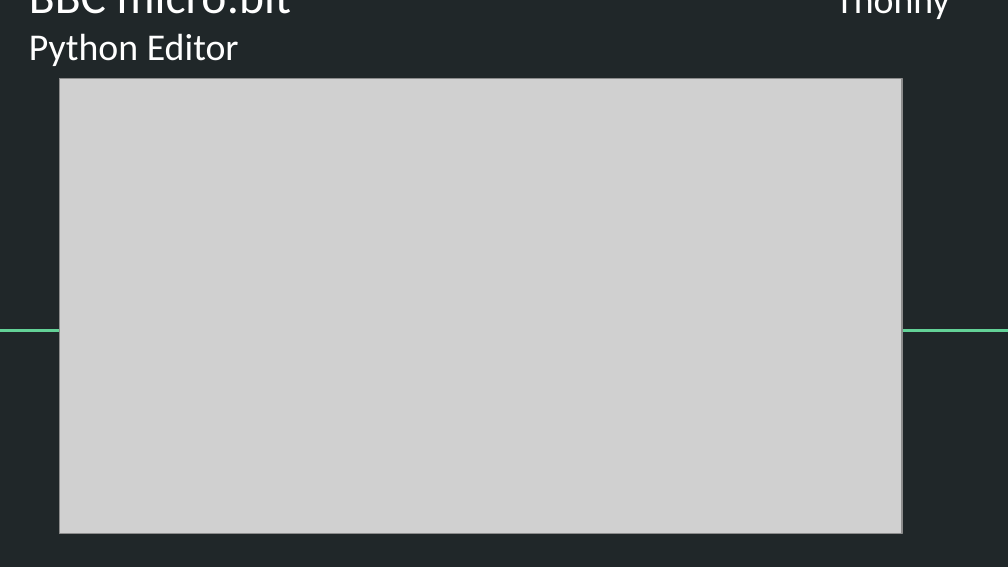
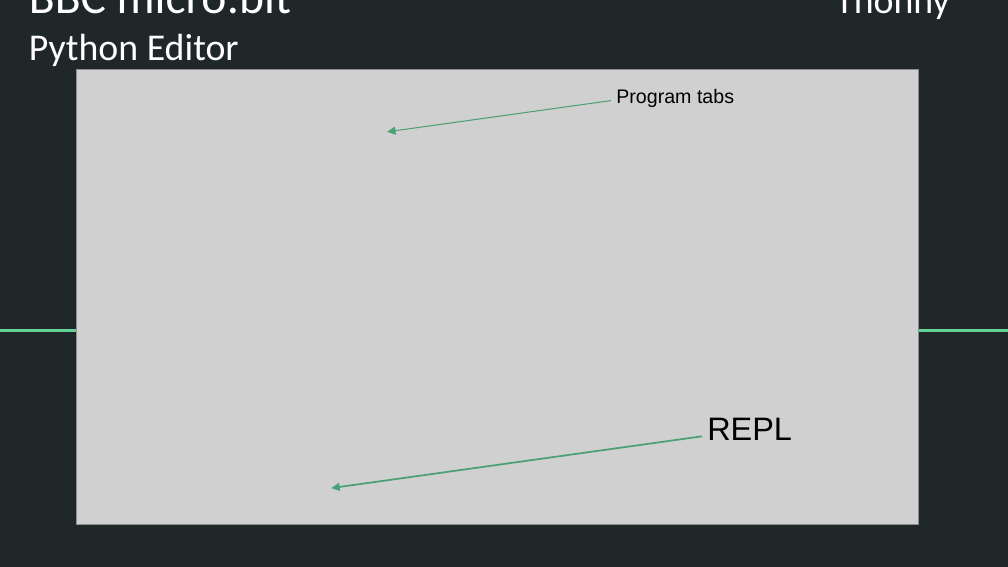
Before and after one commit to IEEE-BV/microbit, a slide deck: slide 5 of presentations/REPL v3.pptx (slide 3 before the commit). Drawn at 1008x567 pixels with LibreOffice and Linux fonts; fonts in the diff are those of the drawing; grey boxes stand for pictures. Boxes give left, top, right and bottom in pixels: in the first picture for what was removed or moved away, otherwise in the second. Text is boxed around its words. In the diff, an @@ line names an element or a change of style, - is before the commit and + after.

```diff
--- a/presentations/REPL v3.pptx
+++ b/presentations/REPL v3.pptx
@@ picture: place and size @@
-picture at (59,79,902,533)
+picture at (77,70,919,524)
@@ text added at (616,88,734,107), 14 pt, text #000000 @@
+Program tabs
@@ arrow added from (611, 101) to (387, 132), #4BA173 0.75 pt @@
@@ text added at (707,417,792,440), 23.2 pt, text #000000 @@
+REPL
@@ arrow added from (702, 436) to (332, 488), #4BA173 1.24 pt @@
```
Also in this commit, not shown: 2 other slides changed, 12 other files.
